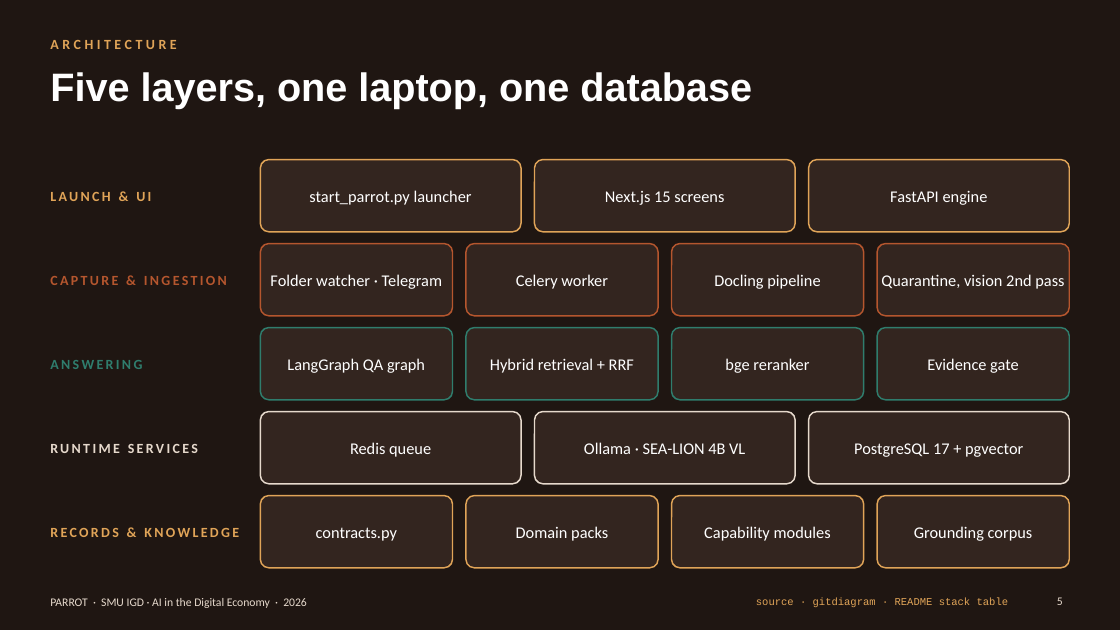
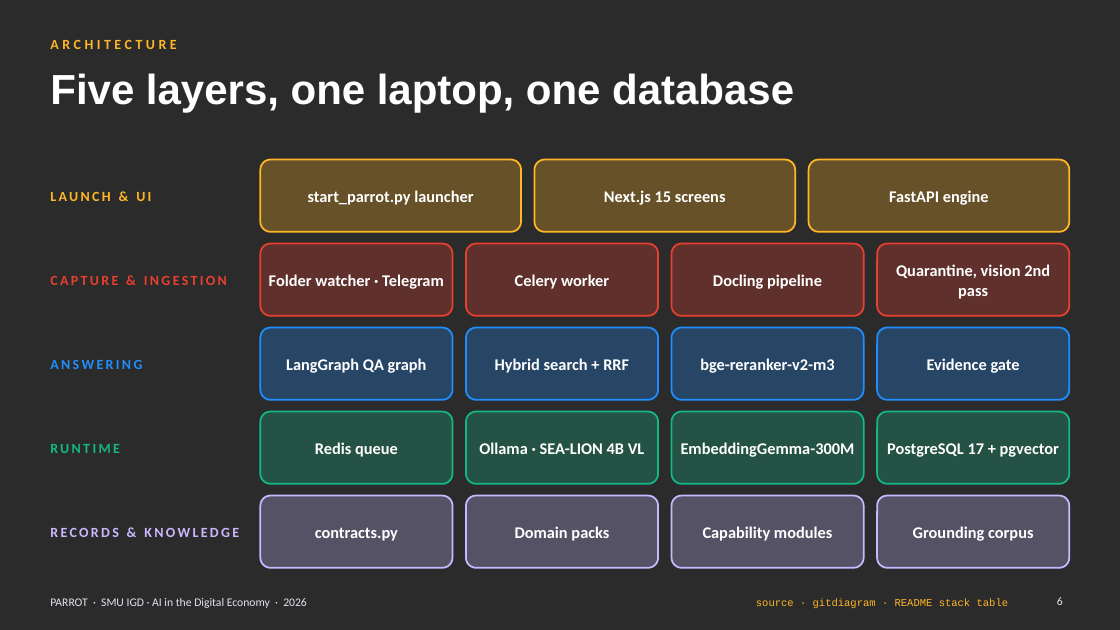
Before and after one commit to feynman82/igd-capstone-2026, a slide deck: slide 6 of docs/report/Project Parrot Showcase.pptx (slide 5 before the commit). Drawn at 1120x630 pixels with LibreOffice and Linux fonts; fonts in the diff are those of the drawing; background and template pictures are left out; a plain dark background stands for a picture behind light text. Boxes give left, top, right and bottom in pixels: in the first picture for what was removed or moved away, otherwise in the second. Text is boxed around its words. In the diff, an @@ line names an element or a change of style, - is before the commit and + after.

```diff
--- a/docs/report/Project Parrot Showcase.pptx
+++ b/docs/report/Project Parrot Showcase.pptx
@@ background #1F1612 to picture (left out) @@
@@ title "Five layers, one laptop, one ..." at [50,73,794,112]: size 34 to 36 pt @@
@@ bold on; fill #33251F to #FFB627 at 28% opacity; outline #E0A458 1.25 pt to #FFB627 1.5 pt; proportions changed in 3 elements at [260,160,521,232], [534,160,795,232], [809,160,1070,232] @@
@@ text "CAPTURE & INGESTION" at [50,276,227,285]: text colour #B5562E to #E8402F @@
@@ bold on; fill #33251F to #E8402F at 28% opacity; outline #B5562E 1.25 pt to #E8402F 1.5 pt; proportions changed in 4 elements at [260,244,453,316], [466,244,659,316], [672,244,865,316], [877,244,1070,316] @@
@@ text "ANSWERING" at [50,360,142,369]: text colour #2F7D6D to #1F8FFF @@
@@ rounded rectangle "LangGraph QA graph" at [260,328,453,400]: bold on; fill #33251F to #1F8FFF at 28% opacity; outline #2F7D6D 1.25 pt to #1F8FFF 1.5 pt; proportions changed @@
@@ rounded rectangle "Hybrid search + RRF" at [466,328,659,400]: fill #33251F to #1F8FFF at 28% opacity; outline #2F7D6D 1.25 pt to #1F8FFF 1.5 pt; proportions changed @@
@@ rounded rectangle "bge-reranker-v2-m3" at [672,328,865,400]: fill #33251F to #1F8FFF at 28% opacity; outline #2F7D6D 1.25 pt to #1F8FFF 1.5 pt; proportions changed @@
@@ rounded rectangle "Evidence gate" at [877,328,1070,400]: bold on; fill #33251F to #1F8FFF at 28% opacity; outline #2F7D6D 1.25 pt to #1F8FFF 1.5 pt; proportions changed @@
@@ text in rounded rectangle at [495,358,629,373]: text changed; bold on @@
-Hybrid retrieval + RRF
+Hybrid search + RRF
@@ text in rounded rectangle at [700,358,834,373]: text changed; bold on @@
-bge reranker
+bge-reranker-v2-m3
@@ rounded rectangle "Redis queue": place and size @@
-rounded rectangle "Redis queue" at [260,412,521,484]
+rounded rectangle "Redis queue" at [260,412,453,484]
@@ bold on; fill #33251F to #12B886 at 28% opacity; outline #E6D9CC 1.25 pt to #12B886 1.5 pt; proportions changed in 3 elements at [877,412,1070,484], [260,412,453,484], [466,412,659,484] @@
@@ rounded rectangle "Ollama · SEA-LION 4B VL": place and size @@
-rounded rectangle "Ollama · SEA-LION 4B VL" at [534,412,795,484]
+rounded rectangle "Ollama · SEA-LION 4B VL" at [466,412,659,484]
@@ rounded rectangle added at [672,412,865,484], fill #12B886 at 28% opacity, outline #12B886 1.5 pt, 14 pt, text #FFFFFF, bold @@
+EmbeddingGemma-300M
@@ rounded rectangle "PostgreSQL 17 + pgvector": place and size @@
-rounded rectangle "PostgreSQL 17 + pgvector" at [809,412,1070,484]
+rounded rectangle "PostgreSQL 17 + pgvector" at [877,412,1070,484]
@@ text at [50,444,120,453]: text changed; text colour #E6D9CC to #12B886 @@
-RUNTIME SERVICES
+RUNTIME
@@ text "RECORDS & KNOWLEDGE" at [50,528,239,537]: text colour #E0A458 to #C9B8FF @@
@@ bold on; fill #33251F to #C9B8FF at 28% opacity; outline #E0A458 1.25 pt to #C9B8FF 1.5 pt; proportions changed in 4 elements at [260,496,453,568], [466,496,659,568], [672,496,865,568], [877,496,1070,568] @@
@@ text "PARROT · SMU IGD · ..." at [50,598,307,608]: text colour #E6D9CC to #E4E1F0 @@
@@ text colour #E0A458 to #FFB627 in 3 elements at [50,40,176,49], [50,192,151,201], [756,599,1009,608] @@
@@ page number at [1057,597,1063,605]: text changed; text colour #E6D9CC to #E4E1F0 @@
-5
+6
```
Also in this commit, not shown: 13 other slides changed, 1 slide added, 1 slide removed, 1 other file.
